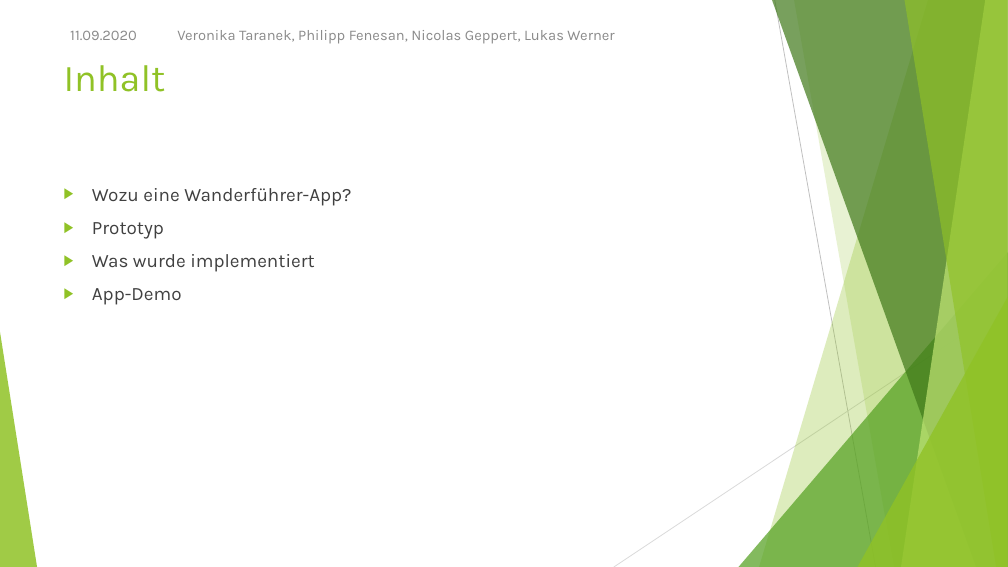
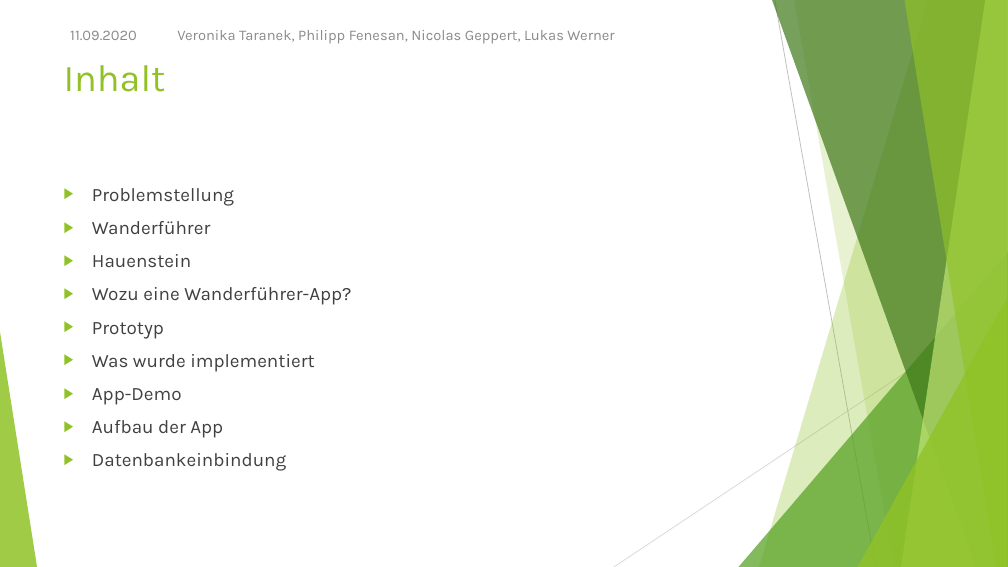
Before and after one commit to NicoGep/Programming_Project, a slide deck: slide 2 of presentation/wanderoo – Gruppe 3.pptx. Drawn at 1008x567 pixels with LibreOffice and Linux fonts; fonts in the diff are those of the drawing. Boxes give left, top, right and bottom in pixels: in the first picture for what was removed or moved away, otherwise in the second. Text is boxed around its words. In the diff, an @@ line names an element or a change of style, - is before the commit and + after.

```diff
--- a/presentation/wanderoo – Gruppe 3.pptx
+++ b/presentation/wanderoo – Gruppe 3.pptx
@@ text at [92, 188, 234, 267]: paragraphs added @@
+▶ Problemstellung
+▶ Wanderführer
+▶ Hauenstein
@@ text at [92, 420, 286, 471]: paragraphs added @@
+▶ Aufbau der App
+▶ Datenbankeinbindung
```
Also in this commit, not shown: 8 other slides changed, 3 slides added, 11 other files.
